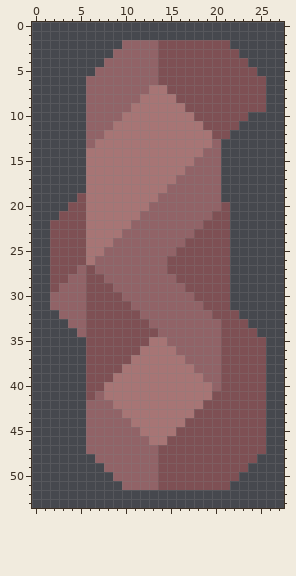
Pixel-art sprite: sprites/units/ground/Razeshotgun.png. That is the earlier state.
The file is 28x54 pixels.
After:
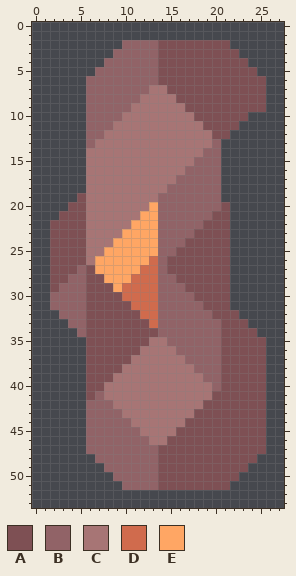
Palette (. is transparent): A #7e5054  B #916367  C #a77575  D #d06b4d  E #ffa664
Change:
y 20: x 13 B -> E
y 21: x 12..13 BB -> EE
y 22: x 11..13 BBB -> EEE
y 23: x 10..13 BBBB -> EEEE
y 24: x 9..13 BBBBB -> EEEEE
y 25: x 8..13 BBBBBB -> EEEEEE
y 26: x 7..13 BBBBBBB -> EEEEEED
y 27: x 7..13 BBBBBBB -> EEEEEDD
y 28: x 8..13 BBBBBB -> EEEDDD
y 29: x 9..13 BBBBB -> EDDDD
y 30: x 10..13 BBBB -> DDDD
y 31: x 11..13 BBB -> DDD
y 32: x 12..13 BB -> DD
y 33: x 13 B -> D
